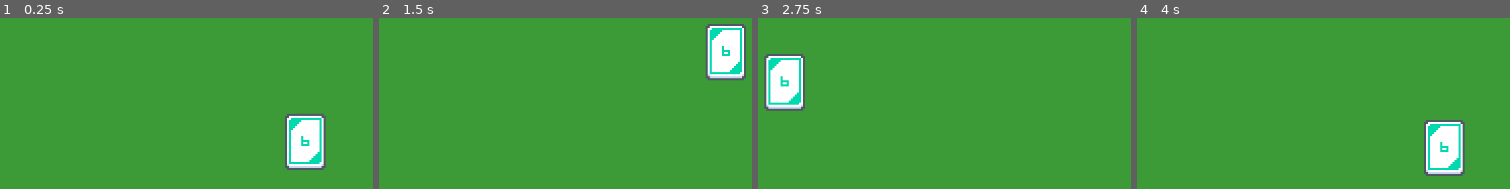
Above: before the commit, frames 1-4 (left to right).
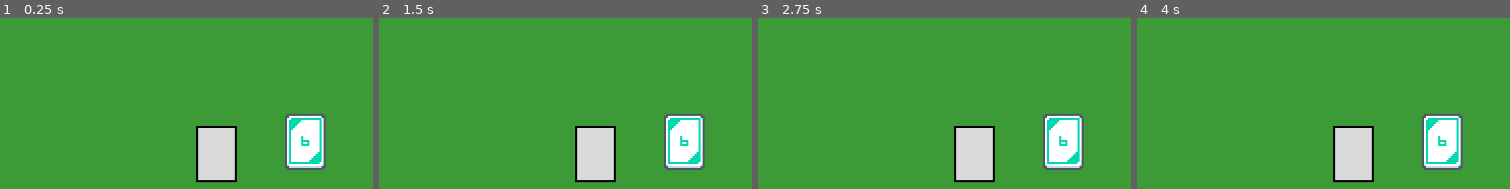
Above: after the commit, the same moments.

Repository: w-dib/Solitaire
Game: Godot game, scene res://scenes/world.tscn
Two runs of this game, one before a commit and one after it. Both use one fixed random seed, a clock stepped at 60 frames per second and the inputs below.
Inputs (mouse positions are in pixels of both pictures, inside the frame that each line leads up to):
- Up to frame 1 (0.25 s): no input
- Up to frame 2 (1.5 s): tap Enter at 0.5 s; drag from (684, 141) to (725, 52) at 0.52 s; drag from (outside the picture) to (725, 52) at 1.27 s
- Up to frame 3 (2.75 s): tap Space at 2 s; move the mouse to (784, 82) at 2.02 s; click (784, 82) at 2.17 s
- Up to frame 4 (4 s): tap Enter at 2.75 s; drag from (1442, 147) to (1163, 82) at 2.77 s; move the mouse to (1282, 38) at 3.52 s; click (1282, 38) at 3.67 s

The runs differ from the first frame. In frame 1, 3.6% of the frame differs, in the area x 52-64%, y 63-96%; in frame 2, 11%; in frame 3, 11%, in the area x 1-88%, y 21-96%; in frame 4, 6.4%.

Commit message:
Cards drop into slot or snap back

Diff:
--- a/project.godot
+++ b/project.godot
@@ -24,6 +24,10 @@
 window/size/window_height_override=1080
 window/stretch/mode="canvas_items"
 
+[global_group]
+
+card_slot=""
+
 [input]
 
 Click={
@@ -32,6 +36,11 @@
 ]
 }
 
+[layer_names]
+
+2d_physics/layer_1="Card"
+2d_physics/layer_2="Empty Slot"
+
 [rendering]
 
 textures/canvas_textures/default_texture_filter=0
--- a/scenes/card.tscn
+++ b/scenes/card.tscn
@@ -7,6 +7,7 @@
 size = Vector2(20, 28)
 
 [node name="Card" type="Area2D"]
+collision_mask = 3
 script = ExtResource("1_6u4wf")
 
 [node name="Sprite2D" type="Sprite2D" parent="."]
--- /dev/null
+++ b/scenes/card_slot.tscn
@@ -0,0 +1,21 @@
+[gd_scene load_steps=4 format=3 uid="uid://bm1qf6f43x06s"]
+
+[ext_resource type="Script" uid="uid://ccc527th8npr2" path="res://scripts/card_slot.gd" id="1_cypty"]
+[ext_resource type="Texture2D" uid="uid://byb64r7pruy3s" path="res://assets/images/empty-card-slot/empty-slot.png" id="1_mxh2e"]
+
+[sub_resource type="RectangleShape2D" id="RectangleShape2D_mxh2e"]
+size = Vector2(20, 28)
+
+[node name="CardSlot" type="Area2D" groups=["card_slot"]]
+collision_layer = 2
+collision_mask = 3
+script = ExtResource("1_cypty")
+
+[node name="Sprite2D" type="Sprite2D" parent="."]
+texture = ExtResource("1_mxh2e")
+
+[node name="CollisionShape2D" type="CollisionShape2D" parent="."]
+shape = SubResource("RectangleShape2D_mxh2e")
+
+[connection signal="area_entered" from="." to="." method="_on_area_entered"]
+[connection signal="area_exited" from="." to="." method="_on_area_exited"]
--- a/scenes/world.tscn
+++ b/scenes/world.tscn
@@ -1,8 +1,9 @@
-[gd_scene load_steps=4 format=3 uid="uid://1qyx1wpmkd06"]
+[gd_scene load_steps=5 format=3 uid="uid://1qyx1wpmkd06"]
 
 [ext_resource type="PackedScene" uid="uid://cjh3esq84srg1" path="res://scenes/card.tscn" id="1_nnsk1"]
 [ext_resource type="Texture2D" uid="uid://bcj3ceva01or" path="res://assets/images/background/green-background.jpg" id="2_rwgxs"]
 [ext_resource type="Script" uid="uid://bm7cwp01qoboh" path="res://scripts/card_manager.gd" id="3_4wyf3"]
+[ext_resource type="PackedScene" uid="uid://bm1qf6f43x06s" path="res://scenes/card_slot.tscn" id="4_k0juu"]
 
 [node name="World" type="Node"]
 
@@ -10,10 +11,15 @@
 texture = ExtResource("2_rwgxs")
 centered = false
 
+[node name="CardSlot" parent="." instance=ExtResource("4_k0juu")]
+position = Vector2(173, 111)
+
 [node name="Card" parent="." instance=ExtResource("1_nnsk1")]
 position = Vector2(217, 105)
 
 [node name="CardManager" type="Node" parent="."]
 script = ExtResource("3_4wyf3")
 
+[connection signal="card_entered" from="CardSlot" to="CardManager" method="_on_card_slot_card_entered"]
+[connection signal="card_exited" from="CardSlot" to="CardManager" method="_on_card_slot_card_exited"]
 [connection signal="card_clicked" from="Card" to="CardManager" method="_on_card_card_clicked"]
--- a/scripts/card.gd
+++ b/scripts/card.gd
@@ -3,7 +3,6 @@
 
 signal card_clicked
 
-
 func _on_input_event(viewport: Node, event: InputEvent, shape_idx: int) -> void:
 	if event is InputEventMouseButton && event.button_index == 1:
 		card_clicked.emit(self)
--- a/scripts/card_manager.gd
+++ b/scripts/card_manager.gd
@@ -1,16 +1,40 @@
 extends Node
 
+@export var snapping_speed = 0.15
+
 var card_being_dragged := false
+var card_in_slot := false
 var current_card : Card = null
+var current_slot : Area2D = null
+var card_initial_position := Vector2.ZERO
 
 func _on_card_card_clicked(card: Card) -> void:
 	if not card_being_dragged:
 		card_being_dragged = true
 		current_card = card
+		card_initial_position = current_card.global_position  # Ensure we save the position
 	elif card_being_dragged:
+		# Stop dragging
 		card_being_dragged = false
-		current_card.position = current_card.get_global_mouse_position()
+
+		# If the card is over a slot, snap to it
+		if card_in_slot and current_slot:
+			current_card.global_position = current_slot.global_position
+		else:
+			var tween = get_tree().create_tween()
+			tween.tween_property(current_card, "global_position", card_initial_position, snapping_speed)
+			#current_card.global_position = card_initial_position
+
+		# Clear the current card reference to prevent issues
+		current_card = null
 
 func _process(delta: float) -> void:
 	if card_being_dragged && current_card:
-		current_card.position = current_card.get_global_mouse_position()
+		current_card.global_position = current_card.get_global_mouse_position()
+
+func _on_card_slot_card_entered(slot: Area2D) -> void:
+	current_slot = slot
+	card_in_slot = true
+
+func _on_card_slot_card_exited(slot: Area2D) -> void:
+	card_in_slot = false
--- /dev/null
+++ b/scripts/card_slot.gd
@@ -0,0 +1,12 @@
+extends Area2D
+
+signal card_entered
+signal card_exited
+
+func _on_area_entered(area: Area2D) -> void:
+	if area is Card:
+		card_entered.emit(self)
+
+func _on_area_exited(area: Area2D) -> void:
+	if area is Card:
+		card_exited.emit(self)
Binary file added: assets/images/empty-card-slot/empty-slot.png
Not shown, added: assets/images/empty-card-slot/empty-slot.png.import
Not shown, added: scripts/card_slot.gd.uid
